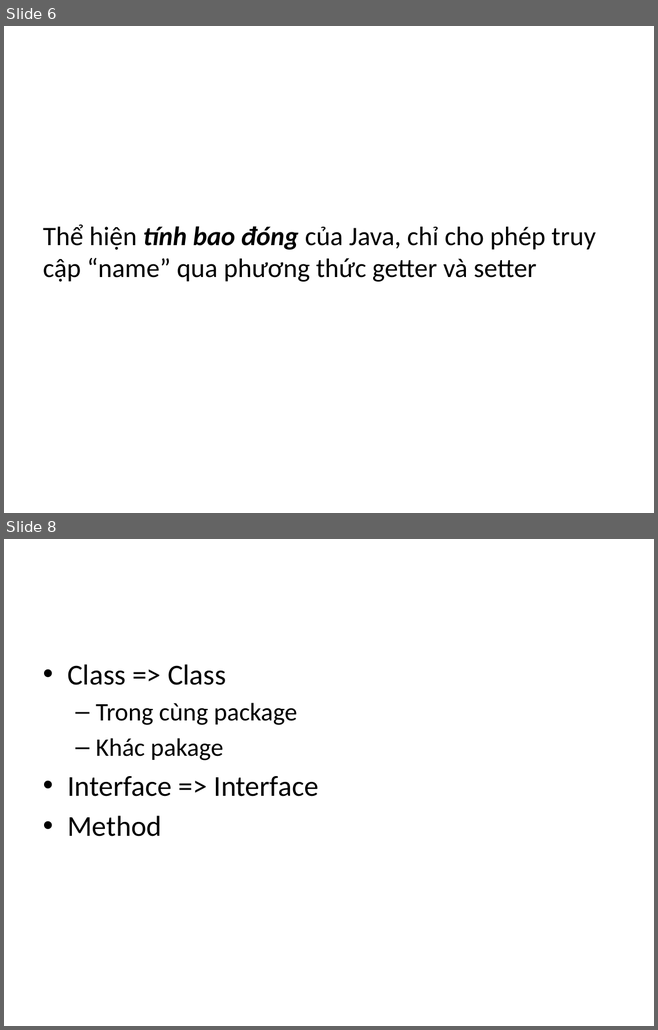
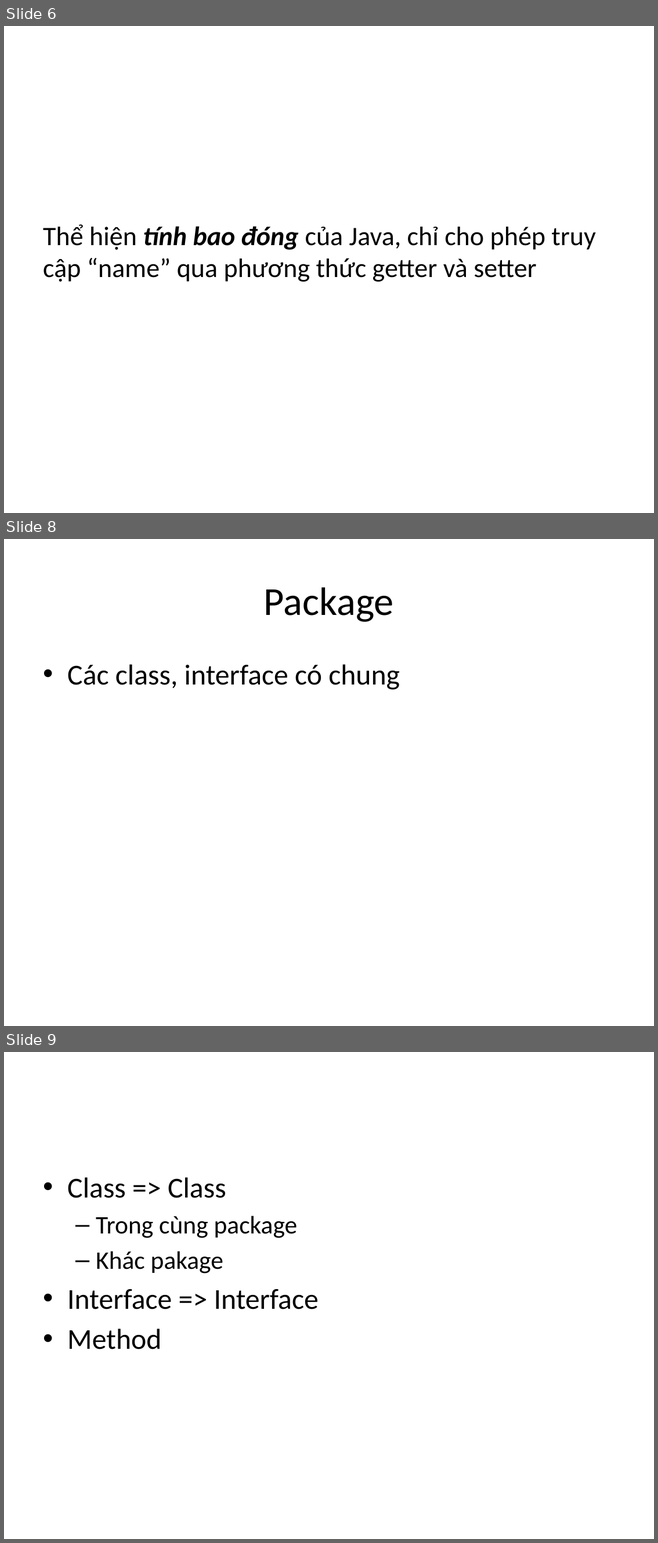
Before and after one commit to phithanh97cs/T3H, a slide deck: 3. Back-end/1. JavaCore/4. Access Modifier trong java.pptx. Shown one above the other, each under a label of ours: slides 6 and 8 before the commit, slides 6, 8 and 9 after it; the slides between them are not shown. The pictures are 658x1030 and 658x1543 pixels, drawn with LibreOffice and Linux fonts; fonts in the diff are those of the drawing. Boxes give left, top, right and bottom in pixels: in the first picture for what was removed or moved away, otherwise in the second. Text is boxed around its words. In the diff, an @@ line names an element or a change of style, - is before the commit and + after.

```diff
--- a/3. Back-end/1. JavaCore/4. Access Modifier trong java.pptx
+++ b/3. Back-end/1. JavaCore/4. Access Modifier trong java.pptx
@@ slide 8 added at box(4, 539, 654, 1026), background #FFFFFF @@
@@ title added at box(264, 587, 394, 622), 44 pt, text #000000 @@
+Package
@@ text added at box(67, 664, 400, 690), 32 pt, text #000000 @@
+• Các class, interface có chung
@@ what was slide 8 is now slide 9 @@
```
Also in this commit, not shown: 4 slides changed, 2 other files.
